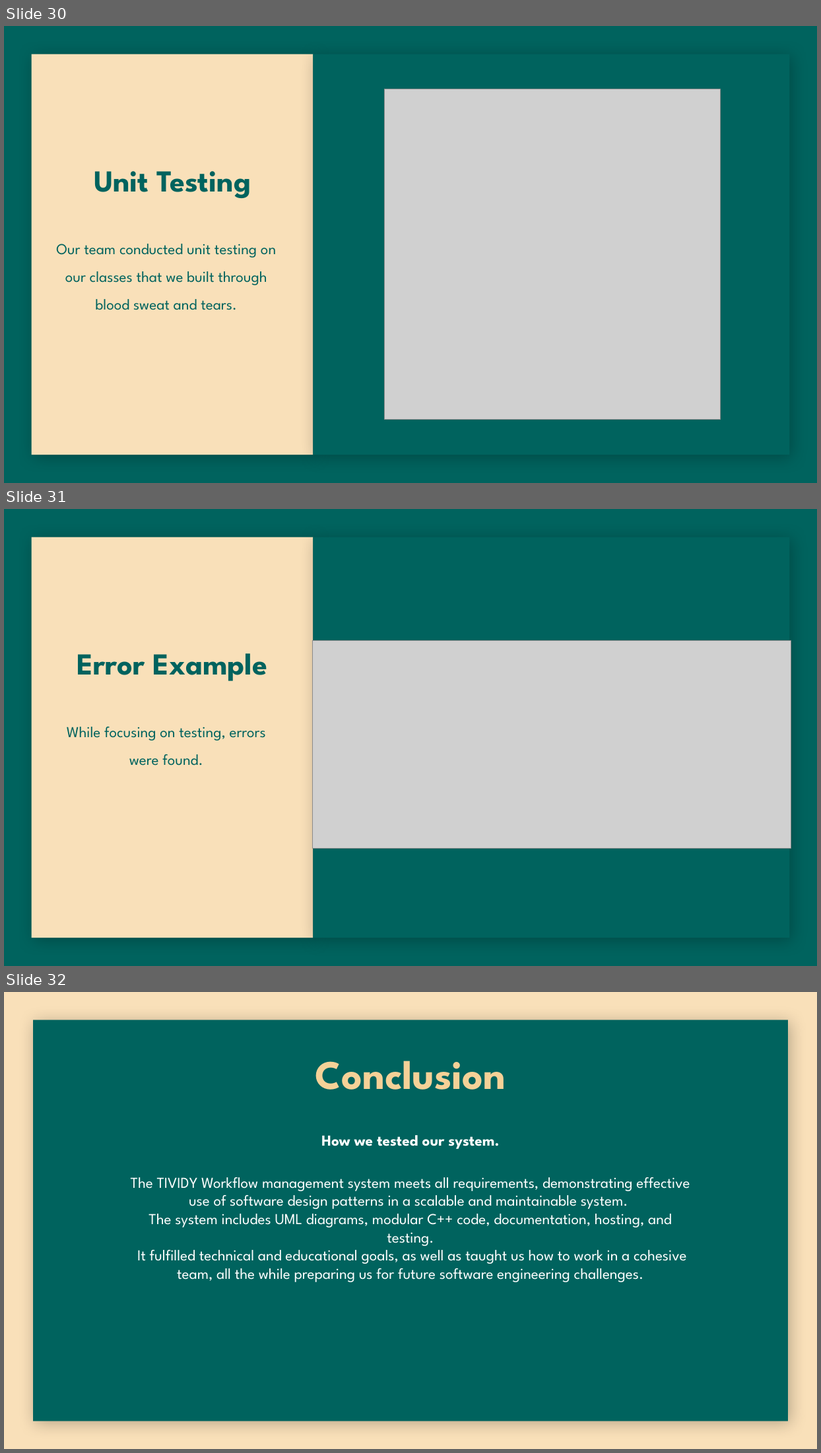
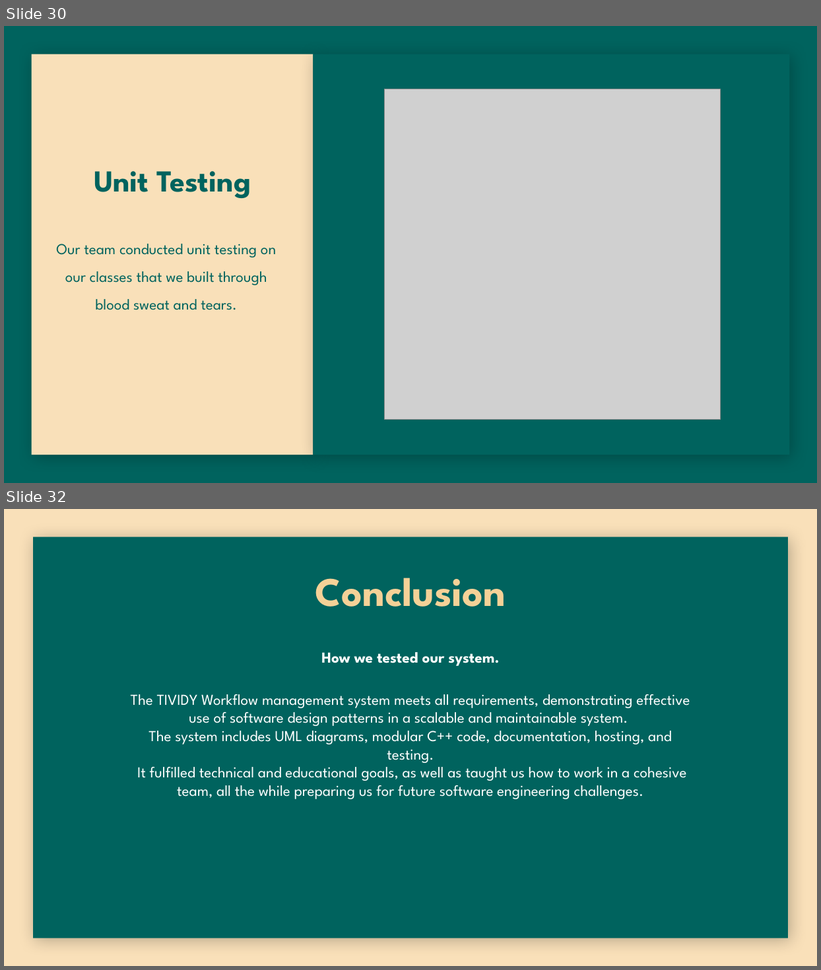
Before and after one commit to yashGhela/cos214prac6, a slide deck: Presentation/TIVIDY-Presentation.pptx. Shown one above the other, each under a label of ours: slides 30, 31 and 32 before the commit, slides 30 and 32 after it; the slides between them are not shown. The pictures are 821x1453 and 821x970 pixels, drawn with LibreOffice and Linux fonts; fonts in the diff are those of the drawing; grey boxes stand for pictures; background and template pictures are left out. Boxes give left, top, right and bottom in pixels: in the first picture for what was removed or moved away, otherwise in the second. Text is boxed around its words. In the diff, an @@ line names an element or a change of style, - is before the commit and + after.

```diff
--- a/Presentation/TIVIDY-Presentation.pptx
+++ b/Presentation/TIVIDY-Presentation.pptx
@@ slide 31 removed at (4, 509, 817, 966), background #00635D; not listed: 2 template elements that a slide beside it also shows @@
@@ picture removed at (313, 641, 791, 848) @@
@@ title removed at (77, 654, 267, 681) @@
-Error Example
@@ text removed at (67, 727, 266, 766) @@
-While focusing on testing, errors were found.
```
Also in this commit, not shown: 4 slides changed, 3 slides added, 2 other slides removed, 8 other files.
